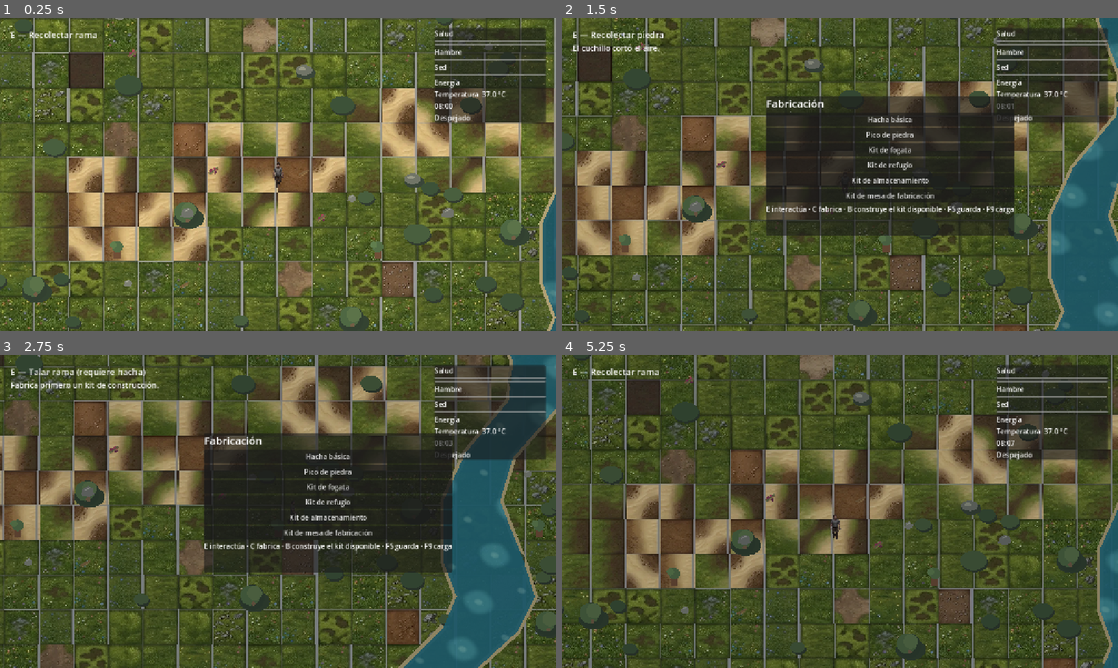
Above: before the commit, frames 1-4 (two rows, left to right).
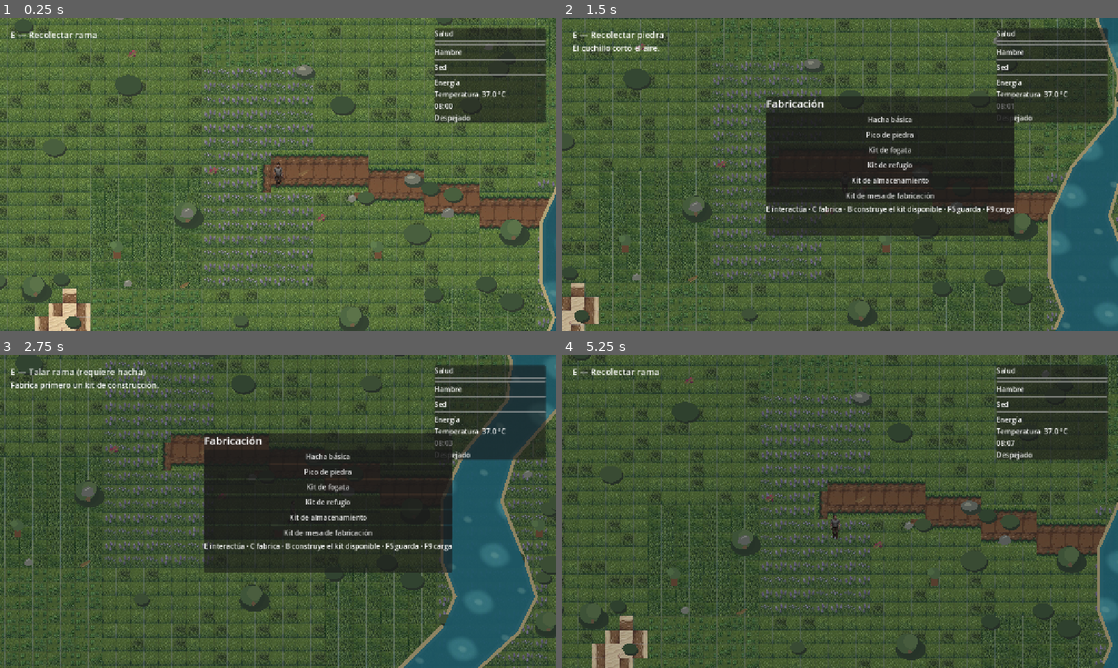
Above: after the commit, the same moments.

Repository: jmartinezsys/Wildlands-Survival
Game: Godot game, scene res://scenes/main/Main.tscn
Two runs of this game, one before a commit and one after it. Both use one fixed random seed, a clock stepped at 60 frames per second and the inputs below.
Inputs (mouse positions are in pixels of both pictures, inside the frame that each line leads up to):
- Up to frame 1 (0.25 s): no input
- Up to frame 2 (1.5 s): tap Enter at 0.5 s; move the mouse to (962, 158) at 0.52 s; hold D (move_right) 0.53-1.28 s; hold C (craft) 0.53-1.28 s; move the mouse to (728, 190) at 1.27 s; hold S (move_down) from 1.28 s (still down); tap F (attack) at 1.35 s
- Up to frame 3 (2.75 s): tap C (craft) at 1.55, 2.3 s; move the mouse to (333, 442) at 2.02 s; release S (move_down) at 2.03 s; hold D (move_right) from 2.03 s (still down); hold B (build) from 2.03 s (still down)
- Up to frame 4 (5.25 s): move the mouse to (812, 574) at 2.77 s; release D (move_right) at 2.78 s; release B (build) at 2.78 s; hold W (move_up) 2.78-3.53 s; tap C (craft) at 2.85, 4.55 s; move the mouse to (1006, 558) at 3.52 s; hold C (craft) 3.53-4.28 s; hold A (move_left) 3.53-5.03 s; tap E (interact) at 3.6 s; move the mouse to (673, 464) at 4.27 s; click (673, 464) at 4.35 s; move the mouse to (867, 511) at 5.02 s; hold S (move_down) from 5.03 s (still down); hold Shift (run) from 5.03 s (still down)

The runs differ from the first frame. In frame 1, 65% of the frame differs, in the area x 0-100%, y 0-100%; in frame 2, 44%; in frame 3, 40%; in frame 4, 52%.

Commit message:
Replace terrain with seamless ground atlas

Diff:
--- a/scripts/world/wildness_world.gd
+++ b/scripts/world/wildness_world.gd
@@ -1,6 +1,11 @@
 extends Node2D
 
 const WORLD_SIZE := Vector2(2400.0, 1800.0)
+const TERRAIN_TILE_SIZE := 32
+const TERRAIN_ATLAS_COLUMNS := 12
+const TERRAIN_ATLAS_ROWS := 9
+const RIVER_PATH: Array[Vector2] = [Vector2(1200, 760), Vector2(1360, 760), Vector2(1510, 795), Vector2(1660, 830), Vector2(1800, 860)]
+const POND_PATH: Array[Vector2] = [Vector2(720, 1080), Vector2(690, 1130), Vector2(665, 1200), Vector2(650, 1270)]
 const TREE_POSITIONS: Array[Vector2] = [
 	Vector2(250, 250), Vector2(450, 320), Vector2(700, 220), Vector2(970, 360),
 	Vector2(1250, 220), Vector2(1540, 330), Vector2(1810, 240), Vector2(2130, 380),
@@ -17,31 +22,70 @@
 func _generate_terrain() -> void:
 	var terrain_layer := get_node("TerrainLayer") as TileMapLayer
 	var tile_set := TileSet.new()
-	tile_set.tile_size = Vector2i(80, 80)
+	tile_set.tile_size = Vector2i(TERRAIN_TILE_SIZE, TERRAIN_TILE_SIZE)
 	var atlas := TileSetAtlasSource.new()
-	atlas.texture = load("res://assets/processed/environment/terrain_atlas.png")
-	atlas.texture_region_size = Vector2i(80, 80)
-	for row in range(6):
-		for column in range(12):
+	atlas.texture = load("res://assets/processed/environment/ground_tilesheet_atlas.png")
+	atlas.texture_region_size = Vector2i(TERRAIN_TILE_SIZE, TERRAIN_TILE_SIZE)
+	for row in range(TERRAIN_ATLAS_ROWS):
+		for column in range(TERRAIN_ATLAS_COLUMNS):
 			atlas.create_tile(Vector2i(column, row))
 	tile_set.add_source(atlas, 0)
 	terrain_layer.tile_set = tile_set
 	terrain_layer.clear()
 	var rng := RandomNumberGenerator.new()
 	rng.seed = 45831
-	for y in range(23):
-		for x in range(30):
-			var atlas_coordinate := Vector2i(rng.randi_range(0, 3), rng.randi_range(0, 3))
-			var clearing_center := 9.0 + sin(float(x) * 0.22) * 1.4
-			if x >= 3 and x <= 6 and y >= 14 and y <= 15:
-				atlas_coordinate = Vector2i(8 + x - 3, 4 + y - 14)
-			elif absf(float(y) - clearing_center) < 1.4:
-				atlas_coordinate = Vector2i(rng.randi_range(8, 11), rng.randi_range(0, 3))
-			elif (x * 13 + y * 7) % 31 == 0:
-				atlas_coordinate = Vector2i(rng.randi_range(4, 7), rng.randi_range(4, 5))
-			elif (x * 5 + y * 11) % 37 == 0:
-				atlas_coordinate = Vector2i(rng.randi_range(4, 7), rng.randi_range(0, 3))
+	var tile_columns := ceili(WORLD_SIZE.x / TERRAIN_TILE_SIZE)
+	var tile_rows := ceili(WORLD_SIZE.y / TERRAIN_TILE_SIZE)
+	for y in range(tile_rows):
+		for x in range(tile_columns):
+			var center := Vector2((float(x) + 0.5) * TERRAIN_TILE_SIZE, (float(y) + 0.5) * TERRAIN_TILE_SIZE)
+			var atlas_coordinate := _ground_tile_for_cell(x, y, center, rng)
 			terrain_layer.set_cell(Vector2i(x, y), 0, atlas_coordinate)
+
+func _ground_tile_for_cell(cell_x: int, cell_y: int, center: Vector2, rng: RandomNumberGenerator) -> Vector2i:
+	var river_path_tile := _get_path_tile(center, RIVER_PATH, Vector2i(0, 2), 0)
+	if river_path_tile.x >= 0:
+		return river_path_tile
+	var pond_path_tile := _get_path_tile(center, POND_PATH, Vector2i(0, 4), 6)
+	if pond_path_tile.x >= 0:
+		return pond_path_tile
+	var sector := Vector2i(floori(float(cell_x) / 8.0), floori(float(cell_y) / 8.0))
+	var palette := absi(sector.x * 37 + sector.y * 19 + 11) % 10
+	if palette <= 5:
+		var grass := [0, 3, 5, 6, 7, 8]
+		return Vector2i(grass[rng.randi_range(0, grass.size() - 1)], 0)
+	if palette <= 7:
+		var flowers := [1, 2]
+		return Vector2i(flowers[rng.randi_range(0, flowers.size() - 1)], 0)
+	if palette == 8:
+		var clover := [4, 5, 6, 7, 8]
+		return Vector2i(clover[rng.randi_range(0, clover.size() - 1)], 1)
+	var undergrowth := [9, 10, 11]
+	return Vector2i(undergrowth[rng.randi_range(0, undergrowth.size() - 1)], 1)
+
+func _get_path_tile(point: Vector2, points: Array[Vector2], ground_tile: Vector2i, transition_column: int) -> Vector2i:
+	var closest_point := points[0]
+	var closest_distance := INF
+	for index in range(points.size() - 1):
+		var start := points[index]
+		var segment := points[index + 1] - start
+		var projection := clampf((point - start).dot(segment) / segment.length_squared(), 0.0, 1.0)
+		var candidate := start + segment * projection
+		var distance := point.distance_to(candidate)
+		if distance < closest_distance:
+			closest_distance = distance
+			closest_point = candidate
+	if closest_distance <= TERRAIN_TILE_SIZE * 0.5:
+		return ground_tile
+	if closest_distance <= TERRAIN_TILE_SIZE * 1.5:
+		var outward := point - closest_point
+		var rotation := 0
+		if absf(outward.x) > absf(outward.y):
+			rotation = 1 if outward.x > 0.0 else 3
+		elif outward.y > 0.0:
+			rotation = 2
+		return Vector2i(transition_column, 5 + rotation)
+	return Vector2i(-1, -1)
 
 func _create_obstacles() -> void:
 	for tree_position in TREE_POSITIONS:
--- a/tests/smoke_test.gd
+++ b/tests/smoke_test.gd
@@ -11,6 +11,21 @@
 	var game := main_scene.instantiate()
 	root.add_child(game)
 	await process_frame
+	var terrain := game.get_node("World/TerrainLayer") as TileMapLayer
+	if terrain.tile_set.tile_size != Vector2i(32, 32) or terrain.get_used_cells().size() != 75 * 57:
+		_fail("El suelo no cubre la cuadrícula completa de 32 px.")
+		return
+	for cell in terrain.get_used_cells():
+		var atlas_cell := terrain.get_cell_atlas_coords(cell)
+		if terrain.get_cell_source_id(cell) != 0 or atlas_cell.x < 0 or atlas_cell.x >= 12 or atlas_cell.y < 0 or atlas_cell.y >= 9:
+			_fail("El suelo contiene una referencia inválida del atlas nuevo.")
+			return
+	if terrain.get_cell_atlas_coords(Vector2i(46, 24)).y != 2 or terrain.get_cell_atlas_coords(Vector2i(21, 35)).y != 4:
+		_fail("Los caminos de tierra y arena no están conectados a sus zonas objetivo.")
+		return
+	if terrain.get_cell_atlas_coords(Vector2i(46, 23)).y != 5 or terrain.get_cell_atlas_coords(Vector2i(46, 25)).y != 7:
+		_fail("Los bordes del camino no están usando las orientaciones de transición esperadas.")
+		return
 	var player := game.get_node("Player") as PlayerController
 	var inventory := player.get_node("InventoryComponent") as InventoryComponent
 	var crafting := player.get_node("CraftingComponent") as CraftingComponent
@@ -126,7 +141,7 @@
 			return
 	for water_area in get_nodes_in_group("swimmable_water"):
 		water_area.monitoring = false
-	print("Prueba de integración aprobada: juego, crafting, guardado/carga, nado, cuchillo inicial, herramientas requeridas, daño, lobos nocturnos y descanso hasta el día.")
+	print("Prueba de integración aprobada: atlas continuo 32x32, juego, crafting, guardado/carga, nado, cuchillo inicial, herramientas requeridas, daño, lobos nocturnos y descanso hasta el día.")
 	quit(0)
 
 func _fail(message: String) -> void:
Binary file added: assets/previews/ground_tilesheet_atlas_preview.png
Not shown, added: assets/previews/ground_tilesheet_atlas_preview.png.import
Binary file added: assets/previews/ground_tilesheet_cells_preview.png
Not shown, added: assets/previews/ground_tilesheet_cells_preview.png.import
Binary file added: assets/processed/environment/ground_tilesheet_atlas.png
Not shown, added: assets/processed/environment/ground_tilesheet_atlas.png.import
Binary file added: assets/source/environment/ground_tilesheet.png
Not shown, added: assets/source/environment/ground_tilesheet.png.import
Not shown, changed: docs/ARQUITECTURA_Y_PLAN.md
